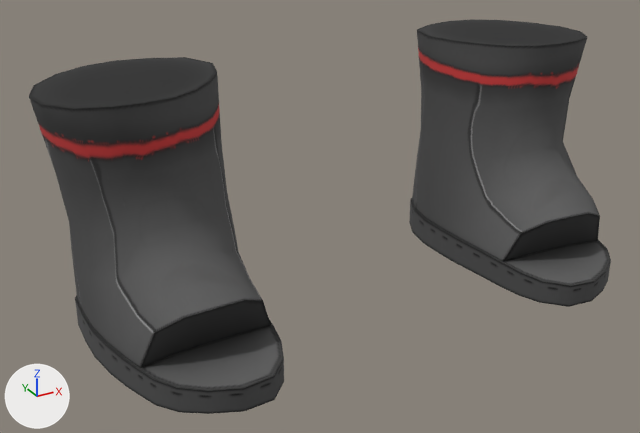
The glTF model assets/chibi/items/individuals items objects only/glb/ninjassuitshoe.glb as it was, and as the next commit left it.
Before and after are seen from a 50 mm lens placed at (-0.296, -0.509, 0.309), pointed at (-0.029, -0.024, 0.067). The axes (+X, +Y, +Z) are drawn at lower left. The lights are the same throughout. The older version comes first.

Names of what the first picture shows: 'ninjassuitshoe'.
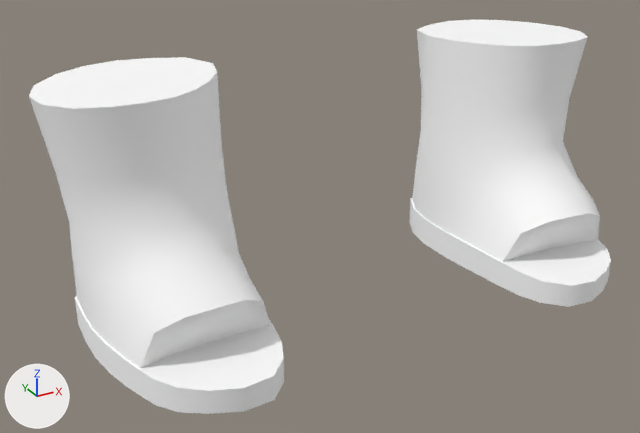
Where the change shows, as pixel boxes (x1, y1, x2, y2) in the pictures (640 x 433 px):
'ninjassuitshoe', recoloured (grey to white): (29, 19, 611, 414) in both

The change, as a list of edits to the scene's bpy script:
```text
Add mat_boot_tint:
    mat_boot_tint = principled_material('boot_tint')
    mat_boot_tint.base_color = (1.0, 1.0, 1.0)  # white #ffffff
    mat_boot_tint.roughness = 1.0
Change me_plane_036:
    where me_plane_036.from_pydata(...)  # 354 vertices, 700 faces; spans x -0.203..0.203, y -0.123..0.064, z 0.006..0.17
    remove me_plane_036.materials.append(mat_ninjasuit)  # picture img_ninjasuit_color
    add me_plane_036.materials.append(mat_boot_tint)  # white #ffffff
```
